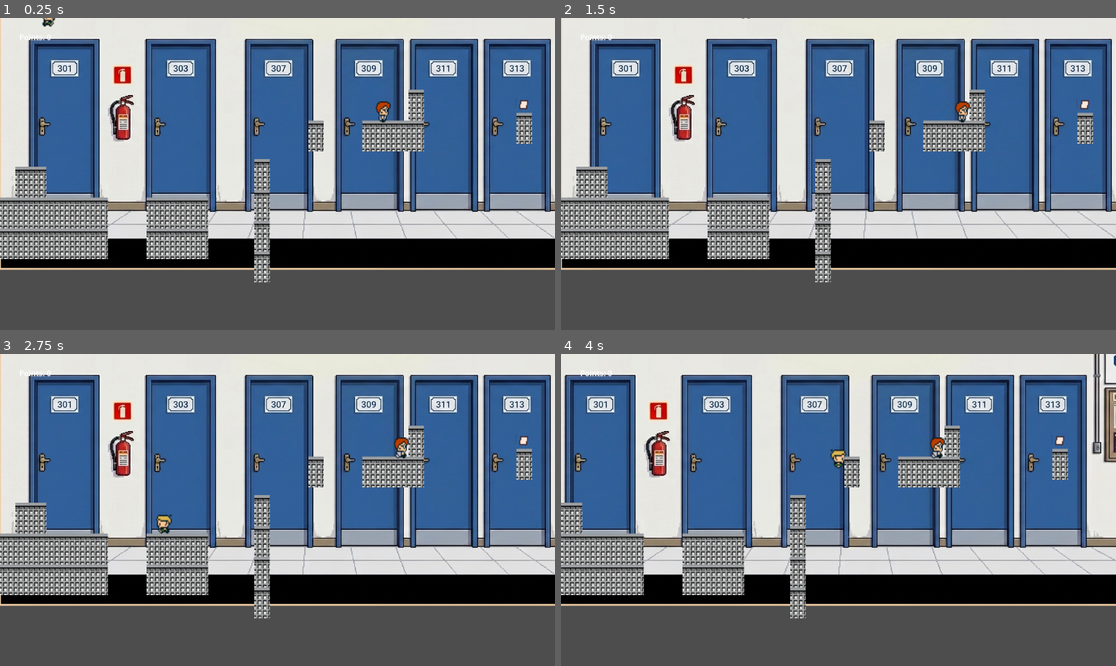
Above: before the commit, frames 1-4 (two rows, left to right).
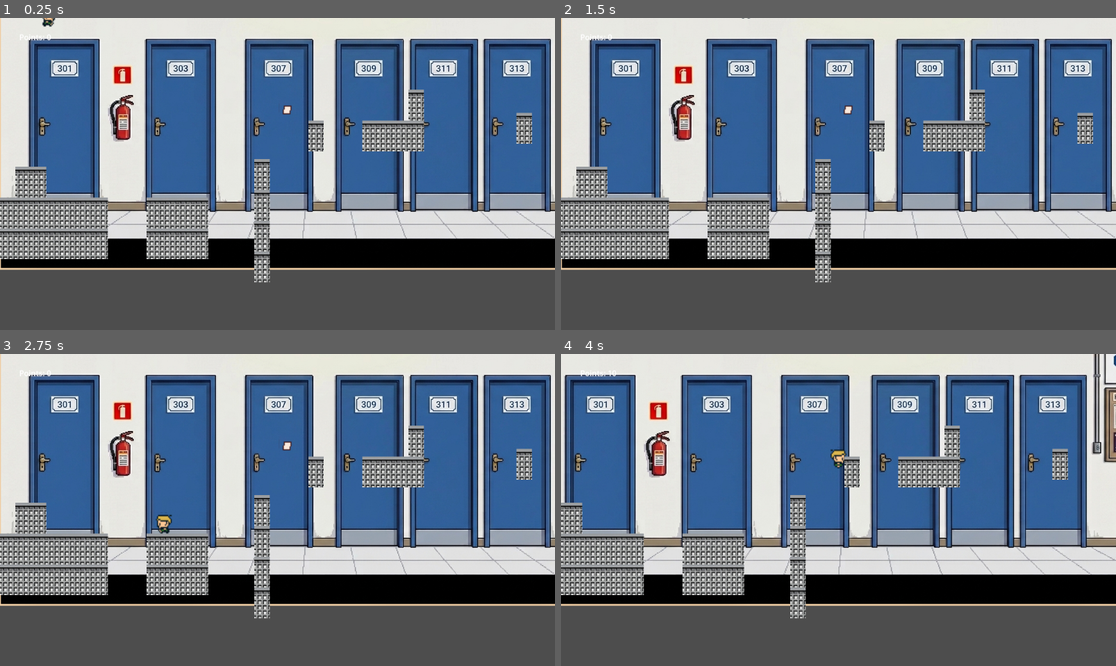
Above: after the commit, the same moments.

Repository: BrunoCardeman/bicalhos-hunt
Game: Godot game, scene res://scenes/main_scene.tscn
Same seed, same stepped clock (60 frames per second), same inputs: the game is played once before the commit and once after it.
Inputs:
- Up to frame 1 (0.25 s): no input
- Up to frame 2 (1.5 s): tap Enter (ui_accept) at 0.5, 0.77, 1.25 s; hold Right (ui_right) from 0.53 s (still down)
- Up to frame 3 (2.75 s): tap Enter (ui_accept) at 1.52 s; release Right (ui_right) at 2.03 s; hold Left (ui_left) from 2.03 s (still down)
- Up to frame 4 (4 s): release Left (ui_left) at 2.78 s; hold Right (ui_right) from 2.78 s (still down); tap Enter (ui_accept) at 3.02, 3.77 s

The runs differ from the first frame. In frame 1, 0.2% of the frame differs, in the area x 50-96%, y 25-34%; in frame 2, 0.2%; in frame 3, 0.2%; in frame 4, 0.2%.
Error before the commit: Invalid call. Nonexistent function 'update_points' in base 'TileMapLayer'. (res://scenes/collectable_controller.gd:16)

Commit message:
Add files via upload

Diff:
--- a/frog-platformer/scenes/main_scene.tscn
+++ b/frog-platformer/scenes/main_scene.tscn
@@ -4274,7 +4274,7 @@
 tile_set = SubResource("TileSet_mngbo")
 
 [node name="Paper1" type="Area2D" parent="." unique_id=471997235]
-position = Vector2(1086, 464)
+position = Vector2(595, 475)
 scale = Vector2(2, 2)
 script = ExtResource("8_c1pb6")
 
@@ -4299,7 +4299,7 @@
 position = Vector2(100, 250)
 
 [node name="enemy" parent="." unique_id=1567395663 instance=ExtResource("11_e1cbu")]
-position = Vector2(785, 500)
+position = Vector2(1242, 560.99994)
 scale = Vector2(1.1522738, 1.6257958)
 
 [node name="CanvasLayer" type="CanvasLayer" parent="." unique_id=229990874]
